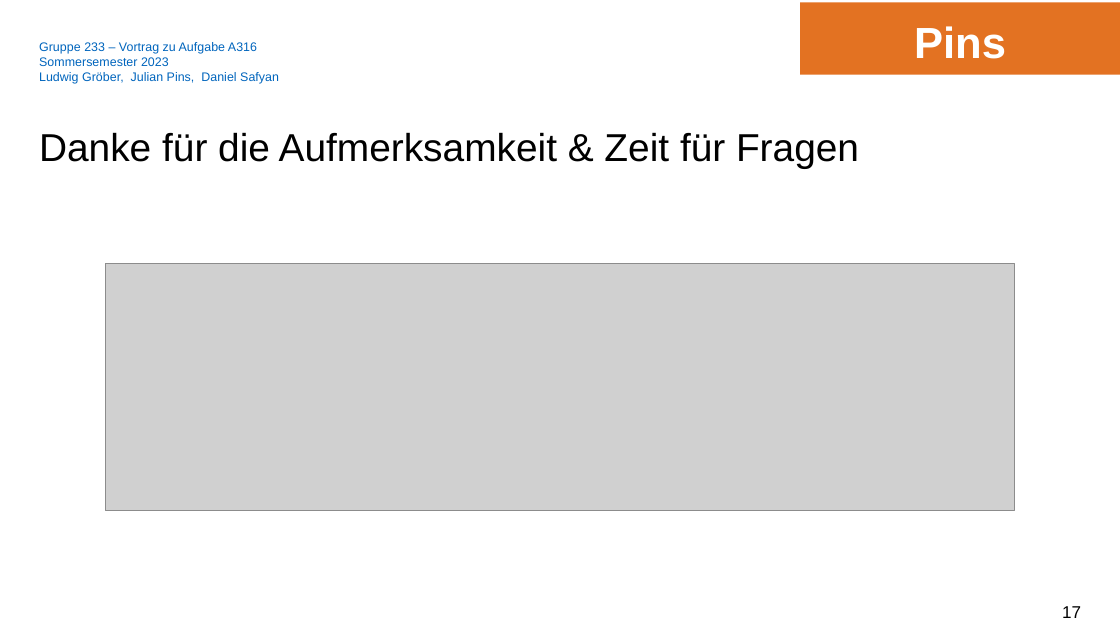
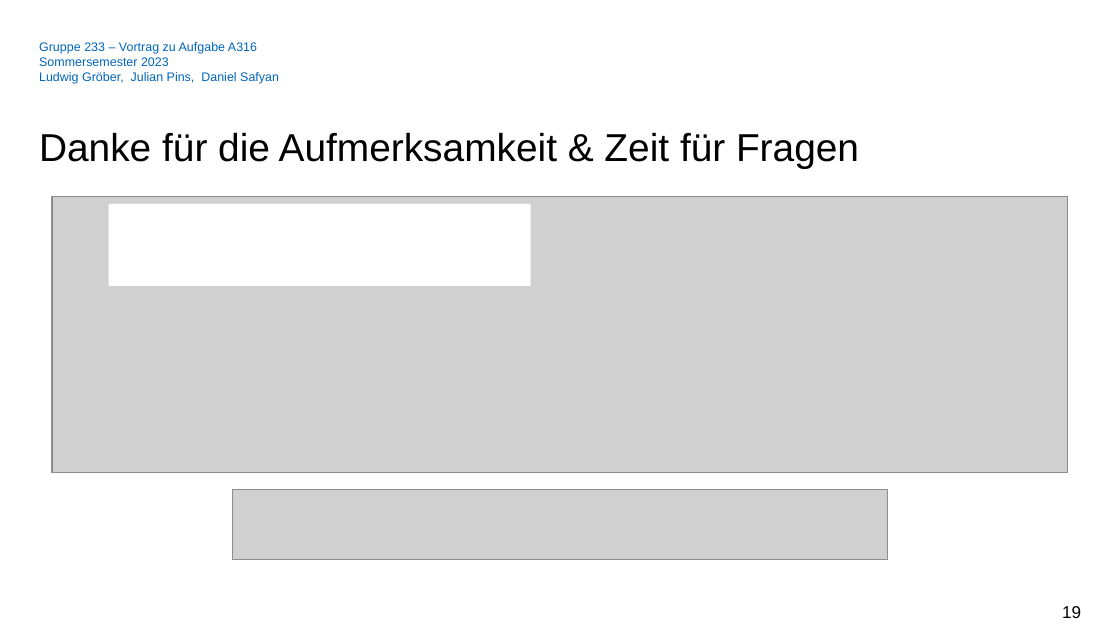
Before and after one commit to ludwiggr/ArSinH, a slide deck: slide 19 of Vortrag/Vortrag.pptx (slide 17 before the commit). Drawn at 1120x630 pixels with LibreOffice and Linux fonts; fonts in the diff are those of the drawing; grey boxes stand for pictures; background and template pictures are left out. Boxes give left, top, right and bottom in pixels: in the first picture for what was removed or moved away, otherwise in the second. Text is boxed around its words. In the diff, an @@ line names an element or a change of style, - is before the commit and + after.

```diff
--- a/Vortrag/Vortrag.pptx
+++ b/Vortrag/Vortrag.pptx
@@ rectangle removed at [800,2,1120,74] @@
-Pins
@@ picture: place and size @@
-picture at [105,263,1015,511]
+picture at [52,196,1067,473]
@@ rectangle added at [109,204,531,286], fill #FFFFFF @@
@@ picture added at [232,489,887,560] @@
@@ page number at [1062,606,1081,618]: text changed @@
-17
+19
```
Also in this commit, not shown: 16 other slides changed, 4 slides added, 7 slides removed, 1 other file.
